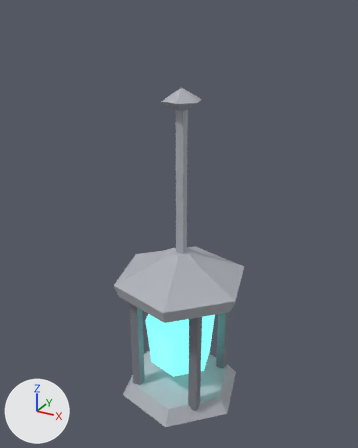
Renders of the Blender file art/wardrobe/offhand/lantern/item.blend from each side of a commit.
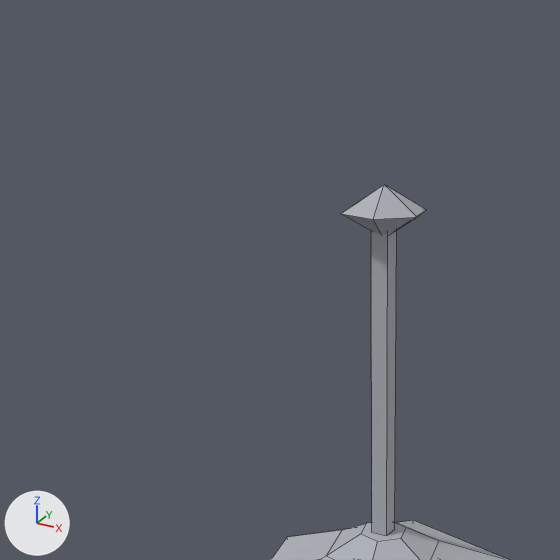
Each version appears first whole from a 50 mm lens placed at (0.228, -0.421, 0.082), pointed at (-0.005, 0.003, -0.13), and next in a close-up on the part from 0% to 74% of the width and 0% to 59% of the height. Lighting does not change. The marker at lower left points along +X, +Y and +Z. The last two pictures show the newer version. The close-ups show mesh edges as thin lines.

Names of what the first close-up shows: 'item'.
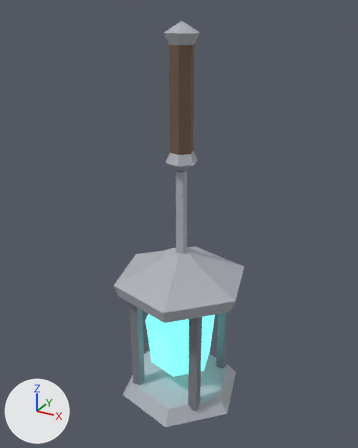
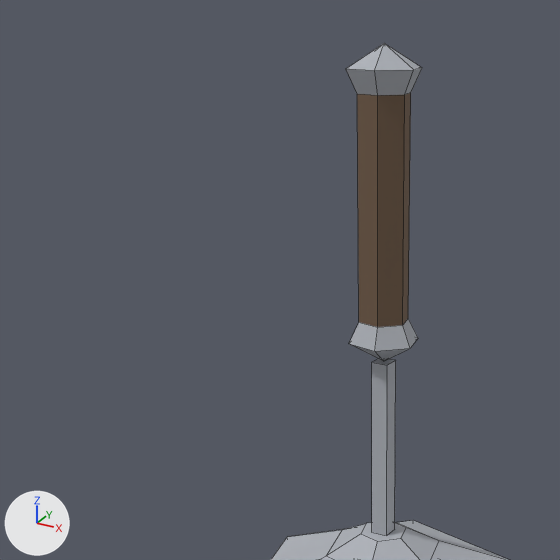
What changed in the scene script:
```text
Add mat_cloth:
    mat_cloth = bpy.data.materials.new('cloth')
    mat_cloth.use_nodes = True; mat_cloth.node_tree.nodes.clear()
    _N = mat_cloth.node_tree.nodes; _L = mat_cloth.node_tree.links
    n0 = _N.new('ShaderNodeBsdfPrincipled'); n0.name = 'Principled BSDF'
    n0.inputs[2].default_value = 0.8  # 'Roughness'
    n1 = _N.new('ShaderNodeOutputMaterial'); n1.name = 'Material Output'
    n2 = _N.new('ShaderNodeVertexColor'); n2.name = 'Color Attribute'
    n2.layer_name = 'Col'
    _L.new(n0.outputs[0], n1.inputs[0])  # 'BSDF' to 'Surface'
    _L.new(n2.outputs[0], n0.inputs[0])  # 'Color' to 'Base Color'
Change me_item:
    used by ob_item; location = (0.0, 0.0, 0.0)
    verts and faces of me_item; kept vertices keep their numbers, new ones are numbered from 110
    before: 4 (0.004, 0.004, 0.0), 5 (-0.004, 0.004, 0.0), 6 (-0.004, -0.004, 0.0), 7 (0.004, -0.004, 0.0)
    remove me_item.from_pydata(...)  # 110 vertices, 100 faces; spans x -0.072..0.072, y -0.072..0.072, z -0.355..0.012
    add me_item.from_pydata(...)  # 140 vertices, 122 faces; spans x -0.072..0.072, y -0.072..0.072, z -0.355..0.07
    me_item part 1: a new loose piece, a 6-sided cylinder along z spanning x -0.012..0.012, y -0.012..0.012, z -0.05..0.05, in mat_cloth
    me_item part 2: a new loose piece of 13 vertices spanning x -0.016..0.016, y -0.016..0.016, z -0.07..-0.05, in mat_metal
    me_item part 3: a new loose piece of 13 vertices spanning x -0.016..0.016, y -0.016..0.016, z 0.05..0.07, in mat_metal
    me_item part 4: the loose piece of 8 vertices spanning x -0.019..0.019, y -0.019..0.019, z -0.012..0.012 is deleted
    me_item part 5
    add for i in [*range(4, 8)]: verts[i] += (0.0, 0.0, -0.07)
    add me_item.materials.append(mat_cloth)
```

What differs and where, as boxes (x1, y1, x2, y2) in the close-ups (560 x 560 px; the box of a moved part takes in the faces that stretch with it):
'item', reshaped: before (271, 184, 508, 560); after (271, 43, 508, 560)
part 1 of me_item, added (brown): after (357, 93, 411, 327)
part 2 of me_item, added: after (349, 319, 418, 361)
part 3 of me_item, added: after (346, 43, 422, 95)
part 4 of me_item, deleted: before (341, 184, 426, 234)
part 5 of me_item, moved or reshaped: before (371, 230, 397, 536); after (372, 359, 396, 536)
